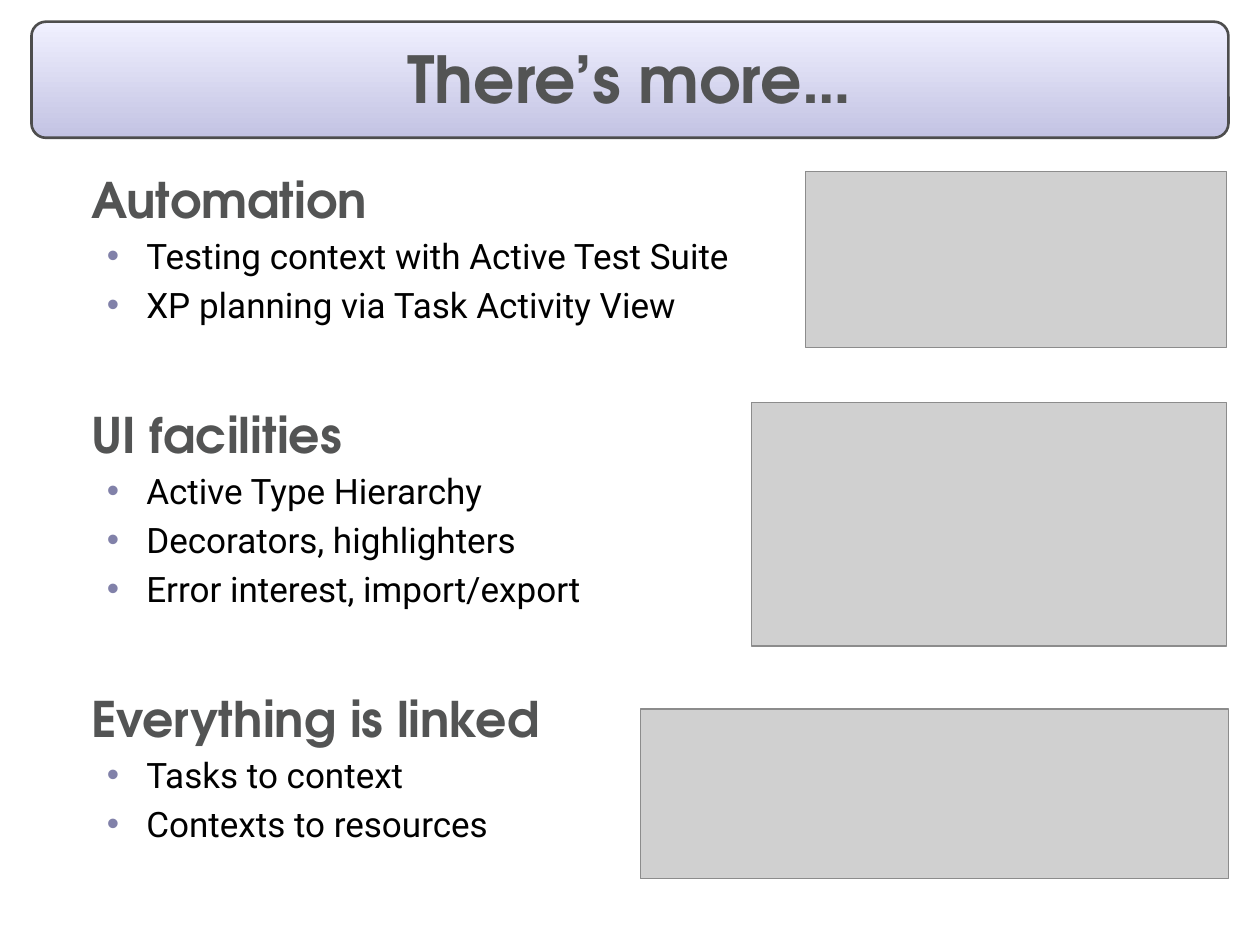
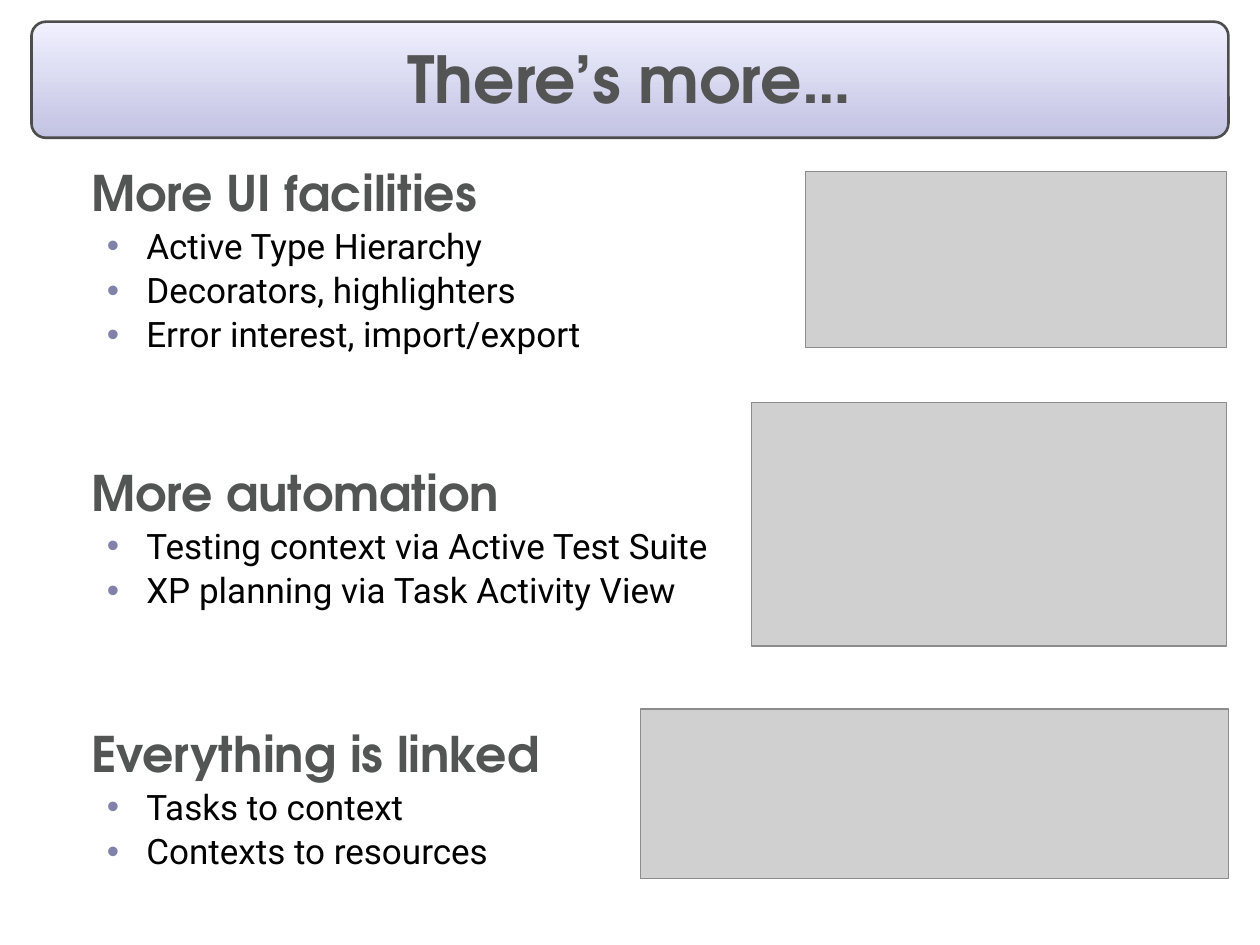
Before and after one commit to eclipse-mylyn/mylyn-website, a slide deck: slide 11 of publications/2006-03-mylar-eclipsecon.ppt. Drawn at 1260x945 pixels with LibreOffice and Linux fonts; fonts in the diff are those of the drawing; grey boxes stand for pictures. Boxes give left, top, right and bottom in pixels: in the first picture for what was removed or moved away, otherwise in the second. Text is boxed around its words. In the diff, an @@ line names an element or a change of style, - is before the commit and + after.

```diff
--- a/publications/2006-03-mylar-eclipsecon.ppt
+++ b/publications/2006-03-mylar-eclipsecon.ppt
@@ text at [91, 173, 477, 212]: text changed; size 20 to 28 pt; font Roboto to TeX Gyre Adventor; text colour #000000 to #535454; bold on @@
-  Automation
-  • Testing context with Active Test Suite
-  • XP planning via Task Activity View
-  UI facilities
+  More UI facilities
@@ text at [91, 232, 580, 865]: line spacing 1 to 0.9 @@
@@ text at [91, 473, 708, 611]: paragraphs added @@
+  More automation
+  • Testing context via Active Test Suite
+  • XP planning via Task Activity View
```
Also in this commit, not shown: 3 other slides changed.
